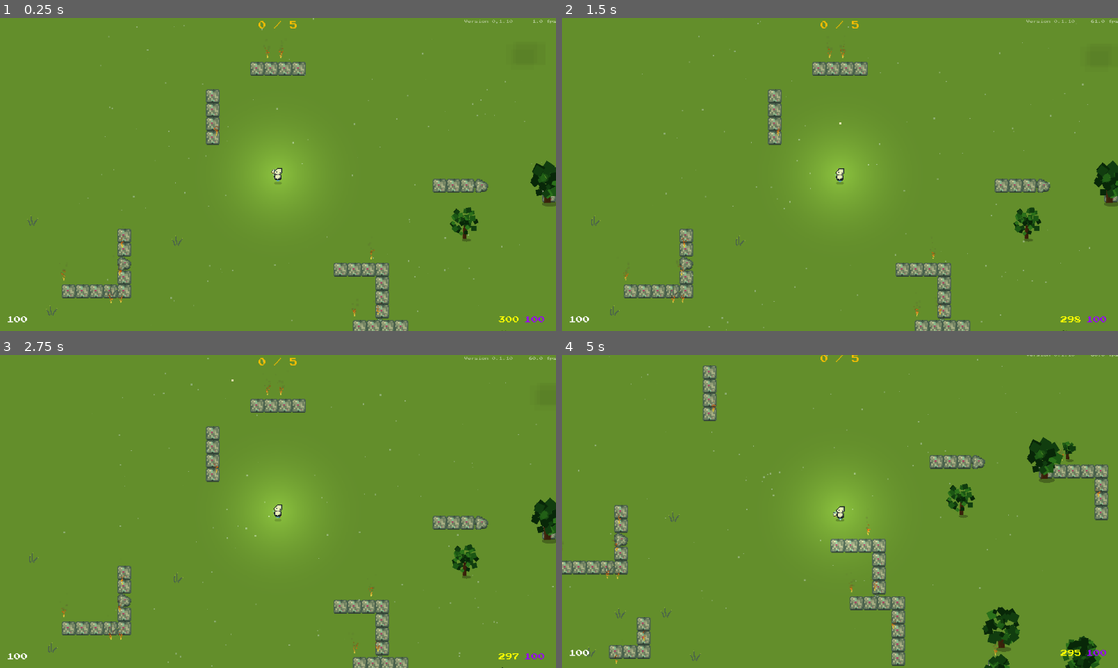
Above: before the commit, frames 1-4 (two rows, left to right).
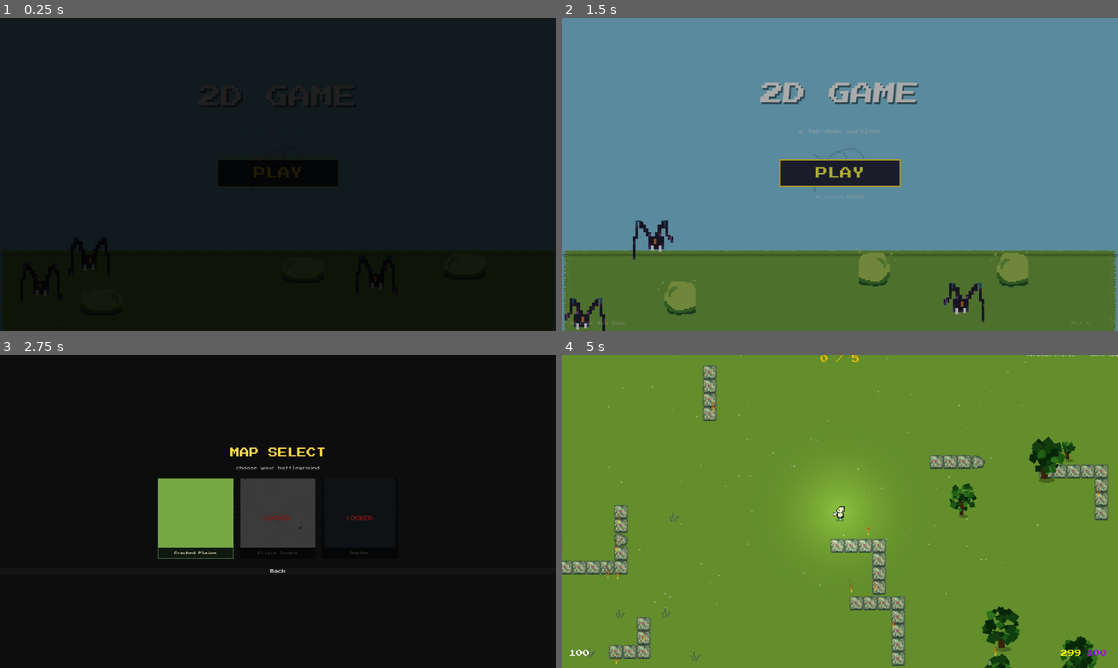
Above: after the commit, the same moments.

Repository: alecray/2d-game
Game: Godot game, scene res://scenes/title_screen.tscn
Two runs of this game, one before a commit and one after it. Both use one fixed random seed, a clock stepped at 60 frames per second and the inputs below. Before the commit the project starts from res://scenes/main.tscn.
Inputs (mouse positions are in pixels of both pictures, inside the frame that each line leads up to):
- Up to frame 1 (0.25 s): no input
- Up to frame 2 (1.5 s): click (840, 174) at 0.5 s, where only the run after the commit has a clickable "PLAY"; click (840, 174) at 1.25 s, where only the run after the commit has a clickable "PLAY"
- Up to frame 3 (2.75 s): click (278, 570) at 2 s, where only the run after the commit has a clickable "Back"
- Up to frame 4 (5 s): click (756, 517) at 2.77 s; tap Enter at 3.5, 3.6 s; move the mouse to (962, 495) at 3.52 s; hold D 3.53-4.28 s; click (962, 495) at 3.67 s; tap Space at 3.77, 4.07, 4.52, 4.55, 4.82 s; tap Keypad Enter at 3.8, 4.35 s; move the mouse to (728, 527) at 4.27 s; hold S from 4.28 s (still down)

The runs differ from the first frame. In frame 1, 100% of the frame differs, in the area x 0-100%, y 0-100%; in frame 2, 99%; in frame 3, 99%; in frame 4, 1.1%.

Commit message:
add title screen, fix boss→unlock→stats flow, add pause quit button, remove difficulty system

Diff:
--- a/project.godot
+++ b/project.godot
@@ -11,8 +11,8 @@
 [application]
 
 config/name="2d game"
-config/version="0.1.10"
-run/main_scene="uid://b1jv54q3e0gbd"
+config/version="0.1.11"
+run/main_scene="res://scenes/title_screen.tscn"
 config/features=PackedStringArray("4.6", "Mobile")
 boot_splash/bg_color=Color(0.55634874, 0.44034684, 0.13231027, 1)
 boot_splash/image="uid://dsjbmtmy8ul5c"
@@ -41,8 +41,10 @@
 [physics]
 
 3d/physics_engine="Jolt Physics"
+common/physics_in_separate_thread=true
 
 [rendering]
 
 rendering_device/driver.windows="d3d12"
 2d/snap/snap_2d_transforms_to_pixel=true
+textures/vram_compression/import_etc2_astc=false
--- a/scenes/main.gd
+++ b/scenes/main.gd
@@ -241,8 +241,7 @@
 		enemy.pack_id = pack_id
 	elif randf() < RARE_CHANCE:
 		enemy.make_rare()
-	var diff_mult: float = get_node("/root/PlayerStats").enemy_stat_mult()
-	enemy.apply_difficulty(diff_scale * diff_mult)
+	enemy.apply_difficulty(diff_scale)
 
 ## Spawns the map's boss when called by boss_token.gd via the main_scene group.
 func spawn_boss() -> void:
@@ -304,18 +303,28 @@
 
 func _on_boss_defeated() -> void:
 	_boss_alive = false
-	get_node("/root/GameState").boss_alive = false
-	var unlocks: String = get_node("/root/GameState").map_boss_unlocks
-	if not unlocks.is_empty():
-		get_node("/root/PlayerStats").unlock_map(unlocks)
+	var state := get_node("/root/GameState")
+	state.boss_alive = false
+	var unlocks: String = state.map_boss_unlocks
+	var ps := get_node("/root/PlayerStats")
+	var is_new_unlock: bool = not unlocks.is_empty() and not ps.unlocked_maps.has(unlocks)
+	if is_new_unlock:
+		ps.unlock_map(unlocks)
+		state.just_unlocked_map = unlocks
+	else:
+		state.just_unlocked_map = ""
+	var next := "res://scenes/map_selection.tscn" if is_new_unlock else "res://scenes/stats_screen.tscn"
 	_spawn_boss_defeated_banner()
+	get_tree().create_timer(2.8).timeout.connect(
+		func(): get_tree().change_scene_to_file(next), CONNECT_ONE_SHOT
+	)
 
 func _spawn_boss_defeated_banner() -> void:
 	var layer := CanvasLayer.new()
 	layer.layer = 15
 	get_tree().root.add_child(layer)
 	var lbl := Label.new()
-	lbl.text = "BOSS DEFEATED!"
+	lbl.text = "BOSS FELLED!"
 	lbl.add_theme_font_override("font", FONT_BOSS)
 	lbl.add_theme_font_size_override("font_size", 22)
 	lbl.add_theme_color_override("font_color", Color(0.2, 1.0, 0.3))
--- /dev/null
+++ b/scenes/title_screen.tscn
@@ -0,0 +1,6 @@
+[gd_scene format=4]
+
+[ext_resource type="Script" path="res://scripts/ui/title_screen.gd" id="1_ts"]
+
+[node name="TitleScreen" type="Node2D"]
+script = ExtResource("1_ts")
--- a/scripts/characters/base_enemy.gd
+++ b/scripts/characters/base_enemy.gd
@@ -308,7 +308,6 @@
 	queue_free.call_deferred()
 
 func _drop_loot() -> void:
-	var _ps := get_node("/root/PlayerStats")
 	var pos: Vector2 = get_parent().to_local(global_position)
 
 	if get_node("/root/GameState").dev_boss_token_force:
@@ -324,7 +323,7 @@
 		token.position = pos
 		get_parent().call_deferred("add_child", token)
 		return
-	accum += CRATE_DROP_CHANCE * _ps.crate_chance_mult()
+	accum += CRATE_DROP_CHANCE
 	if r < accum:
 		var crate = CRATE_SCENE.instantiate()
 		crate.position = pos
@@ -342,7 +341,7 @@
 		pickup.position = pos
 		get_parent().call_deferred("add_child", pickup)
 		return
-	accum += COIN_DROP_CHANCE * _ps.coin_chance_mult()
+	accum += COIN_DROP_CHANCE
 	if r < accum:
 		var coin = COIN_SCENE.instantiate()
 		coin.position = pos
--- a/scripts/characters/boss_goblin.gd
+++ b/scripts/characters/boss_goblin.gd
@@ -12,7 +12,6 @@
 const MELEE_RANGE = 180.0      # distance at which the Melee animation plays
 const BOSS_XP_REWARD = 200
 const ENEMY_BULLET = preload("res://prefabs/projectiles/enemy_bullet.tscn")
-const CRATE_SCENE_BOSS = preload("res://prefabs/items/crate.tscn")
 const FloatingTextBoss = preload("res://scripts/utils/floating_text.gd")
 const EnemyDeathParticlesBoss = preload("res://scripts/effects/enemy_death_particles.gd")
 
@@ -158,9 +157,5 @@
 	get_parent().add_child(particles)
 	particles.global_position = global_position
 
-	var crate = CRATE_SCENE_BOSS.instantiate()
-	crate.position = get_parent().to_local(global_position)
-	get_parent().call_deferred("add_child", crate)
-
 	boss_died.emit()
 	queue_free.call_deferred()
--- a/scripts/effects/boss_token.gd
+++ b/scripts/effects/boss_token.gd
@@ -40,7 +40,7 @@
 	if state.boss_tokens >= TOKENS_TO_SPAWN:
 		state.boss_tokens = 0
 		_spawn_boss_banner()
-		get_tree().call_group("main_scene", "spawn_boss")
+		get_tree().call_group_flags(SceneTree.GROUP_CALL_DEFERRED, "main_scene", "spawn_boss")
 	queue_free()
 
 func _spawn_pickup_popup(count: int) -> void:
--- a/scripts/effects/crate.gd
+++ b/scripts/effects/crate.gd
@@ -53,8 +53,7 @@
 func _on_body_entered(body: Node2D) -> void:
 	if not body.is_in_group("player"):
 		return
-	var bad_chance: float = get_node("/root/PlayerStats").bad_crate_chance()
-	if randf() < bad_chance:
+	if randf() < BAD_CRATE_CHANCE:
 		_apply_curse(body)
 	else:
 		if get_tree().get_nodes_in_group("upgrade_screen").size() > 0:
--- a/scripts/game_state.gd
+++ b/scripts/game_state.gd
@@ -27,6 +27,7 @@
 var map_boss_unlocks: String = ""       # map name to unlock when this map's boss is defeated
 var boss_alive: bool = false
 var boss_triggered: bool = false        # true once boss has been spawned this run; never resets
+var just_unlocked_map: String = ""      # set on boss death; consumed by map_selection to animate the unlock
 
 func reset() -> void:
 	kills = 0
--- a/scripts/map_selection.gd
+++ b/scripts/map_selection.gd
@@ -66,6 +66,8 @@
 
 func _ready() -> void:
 	var stats = get_node("/root/PlayerStats")
+	var just_unlocked: String = get_node("/root/GameState").just_unlocked_map
+	var unlocking_card = null
 	for data in MAPS:
 		var card = MAP_CARD_SCENE.instantiate()
 		_grid.add_child(card)
@@ -74,8 +76,21 @@
 		if map_name != "Cracked Plains" and not stats.unlocked_maps.has(map_name):
 			card_data["locked"] = true
 		card.setup(card_data)
+		if not just_unlocked.is_empty() and map_name == just_unlocked:
+			unlocking_card = card
 		card.map_selected.connect(_on_map_selected)
 	$VBoxContainer/Button_Back.pressed.connect(_on_back)
+	if unlocking_card:
+		for card in _grid.get_children():
+			card.disabled = true
+		$VBoxContainer/Button_Back.disabled = true
+		unlocking_card.unlock_finished.connect(_on_unlock_finished)
+		unlocking_card.animate_unlock()
+
+func _on_unlock_finished() -> void:
+	get_node("/root/GameState").just_unlocked_map = ""
+	await get_tree().create_timer(0.8).timeout
+	get_tree().change_scene_to_file("res://scenes/stats_screen.tscn")
 
 func _on_map_selected(data: Dictionary) -> void:
 	var state = get_node("/root/GameState")
@@ -97,4 +112,8 @@
 	get_tree().change_scene_to_file(data.get("scene", "res://scenes/main.tscn"))
 
 func _on_back() -> void:
-	get_tree().change_scene_to_file("res://scenes/game_over.tscn")
+	var state := get_node("/root/GameState")
+	var target := "res://scenes/stats_screen.tscn" \
+		if state.kills > 0 or state.boss_triggered \
+		else "res://scenes/title_screen.tscn"
+	get_tree().change_scene_to_file(target)
--- a/scripts/player_stats.gd
+++ b/scripts/player_stats.gd
@@ -50,7 +50,6 @@
 var owned_guns: Array = []  # purchased gun IDs; pistol is always available without being listed
 var equipped_gun: String = "gun1"
 var levels: Dictionary = {}
-var difficulty: int = 1  # 1-100, persisted between runs
 
 func _ready() -> void:
 	for key in STAT_DEFS:
@@ -84,29 +83,6 @@
 	if owns_gun(id):
 		equipped_gun = id
 		_save()
-
-func set_difficulty(d: int) -> void:
-	difficulty = clampi(d, 1, 100)
-	_save()
-
-# --- difficulty scaling (logarithmic: t=0 at difficulty 1, t=1 at difficulty 100) ---
-
-func diff_scale() -> float:
-	if difficulty <= 1:
-		return 0.0
-	return log(float(difficulty)) / log(100.0)
-
-func enemy_stat_mult() -> float:
-	return lerp(1.0, 3.0, diff_scale())
-
-func coin_chance_mult() -> float:
-	return lerp(1.0, 4.0, diff_scale())
-
-func crate_chance_mult() -> float:
-	return lerp(1.0, 6.0, diff_scale())
-
-func bad_crate_chance() -> float:
-	return lerp(0.2, 1.0, diff_scale())
 
 # --- mutation ---
 
@@ -171,7 +147,6 @@
 	cfg.set_value("stats", "unlocked_maps", unlocked_maps)
 	cfg.set_value("stats", "owned_guns", owned_guns)
 	cfg.set_value("stats", "equipped_gun", equipped_gun)
-	cfg.set_value("stats", "difficulty", difficulty)
 	for key in levels:
 		cfg.set_value("levels", key, levels[key])
 	cfg.save(SAVE_PATH)
@@ -186,6 +161,5 @@
 	unlocked_maps = cfg.get_value("stats", "unlocked_maps", [])
 	owned_guns = cfg.get_value("stats", "owned_guns", [])
 	equipped_gun = cfg.get_value("stats", "equipped_gun", "gun1")
-	difficulty = cfg.get_value("stats", "difficulty", 1)
 	for key in levels:
 		levels[key] = cfg.get_value("levels", key, 0)
--- a/scripts/ui/map_card.gd
+++ b/scripts/ui/map_card.gd
@@ -1,6 +1,7 @@
 extends Button
 
 signal map_selected(map_data: Dictionary)
+signal unlock_finished
 
 var map_data: Dictionary = {}
 
@@ -36,5 +37,38 @@
 	lock_lbl.set_anchors_and_offsets_preset(Control.PRESET_FULL_RECT)
 	add_child(lock_lbl)
 
+func animate_unlock() -> void:
+	disabled = true
+	modulate = Color(0.55, 0.55, 0.55, 1.0)
+	var overlay := ColorRect.new()
+	overlay.name = "_LockOverlay"
+	overlay.color = Color(0.0, 0.0, 0.0, 0.55)
+	overlay.set_anchors_and_offsets_preset(Control.PRESET_FULL_RECT)
+	add_child(overlay)
+	var lock_lbl := Label.new()
+	lock_lbl.name = "_LockLabel"
+	lock_lbl.text = "LOCKED"
+	lock_lbl.add_theme_font_override("font", preload("res://assets/fonts/PressStart2P-Regular.ttf"))
+	lock_lbl.add_theme_font_size_override("font_size", 10)
+	lock_lbl.add_theme_color_override("font_color", Color(0.9, 0.15, 0.15))
+	lock_lbl.horizontal_alignment = HORIZONTAL_ALIGNMENT_CENTER
+	lock_lbl.vertical_alignment = VERTICAL_ALIGNMENT_CENTER
+	lock_lbl.set_anchors_and_offsets_preset(Control.PRESET_FULL_RECT)
+	add_child(lock_lbl)
+	var tween := create_tween()
+	tween.tween_interval(1.0)
+	tween.tween_callback(func():
+		var ov := get_node_or_null("_LockOverlay")
+		var lbl := get_node_or_null("_LockLabel")
+		if ov: ov.queue_free()
+		if lbl: lbl.queue_free()
+	)
+	tween.tween_property(self, "modulate", Color(2.2, 1.8, 0.4), 0.2).set_trans(Tween.TRANS_QUAD)
+	tween.tween_property(self, "modulate", Color.WHITE, 0.6).set_trans(Tween.TRANS_QUAD)
+	tween.tween_callback(func():
+		disabled = false
+		unlock_finished.emit()
+	)
+
 func _on_pressed() -> void:
 	map_selected.emit(map_data)
--- a/scripts/ui/pause_overlay.gd
+++ b/scripts/ui/pause_overlay.gd
@@ -1,10 +1,62 @@
 extends CanvasLayer
+
+const FONT := preload("res://assets/fonts/PressStart2P-Regular.ttf")
+
+var _quit_btn: Button
 
 func _ready() -> void:
 	visible = false
+	_build_quit_button()
+
+func _build_quit_button() -> void:
+	var sn := StyleBoxFlat.new()
+	sn.bg_color = Color(0.12, 0.04, 0.04, 0.90)
+	sn.set_border_width_all(2)
+	sn.border_color = Color(0.85, 0.20, 0.20, 0.70)
+	sn.set_content_margin_all(10.0)
+
+	var sh := StyleBoxFlat.new()
+	sh.bg_color = Color(0.22, 0.06, 0.06, 0.95)
+	sh.set_border_width_all(3)
+	sh.border_color = Color(1.0, 0.30, 0.30, 1.0)
+	sh.set_content_margin_all(10.0)
+
+	var sp := StyleBoxFlat.new()
+	sp.bg_color = Color(0.07, 0.02, 0.02, 0.95)
+	sp.set_border_width_all(2)
+	sp.border_color = Color(0.85, 0.20, 0.20, 0.40)
+	sp.set_content_margin_all(10.0)
+
+	_quit_btn = Button.new()
+	_quit_btn.text = "QUIT TO DESKTOP"
+	_quit_btn.add_theme_font_override("font", FONT)
+	_quit_btn.add_theme_font_size_override("font_size", 10)
+	_quit_btn.add_theme_color_override("font_color",         Color(1.0, 0.55, 0.55))
+	_quit_btn.add_theme_color_override("font_hover_color",   Color(1.0, 0.75, 0.75))
+	_quit_btn.add_theme_color_override("font_pressed_color", Color(0.80, 0.30, 0.30))
+	_quit_btn.add_theme_color_override("font_focus_color",   Color(1.0, 0.55, 0.55))
+	_quit_btn.add_theme_stylebox_override("normal",  sn)
+	_quit_btn.add_theme_stylebox_override("hover",   sh)
+	_quit_btn.add_theme_stylebox_override("pressed", sp)
+	_quit_btn.add_theme_stylebox_override("focus",   sn)
+	_quit_btn.custom_minimum_size = Vector2(220.0, 44.0)
+	_quit_btn.anchor_left   = 0.5
+	_quit_btn.anchor_right  = 0.5
+	_quit_btn.anchor_top    = 0.5
+	_quit_btn.anchor_bottom = 0.5
+	_quit_btn.offset_left   = -110.0
+	_quit_btn.offset_right  =  110.0
+	_quit_btn.offset_top    =  40.0
+	_quit_btn.offset_bottom =  84.0
+	_quit_btn.pressed.connect(_on_quit)
+	add_child(_quit_btn)
 
 func _unhandled_input(event: InputEvent) -> void:
 	if event.is_action_pressed("ui_cancel"):
 		get_viewport().set_input_as_handled()
 		get_tree().paused = !get_tree().paused
 		visible = get_tree().paused
+
+func _on_quit() -> void:
+	get_tree().paused = false
+	get_tree().quit()
--- /dev/null
+++ b/scripts/ui/title_screen.gd
@@ -0,0 +1,246 @@
+extends Node2D
+
+const FONT          := preload("res://assets/fonts/PressStart2P-Regular.ttf")
+const BG_TEXTURE    := preload("res://assets/sprites/backgrounds/background-1.png")
+const LOGO_TEXTURE  := preload("res://assets/sprites/alec-ray-logo.png")
+const SpiderScene   := preload("res://prefabs/enemies/spider.tscn")
+const BlobScene     := preload("res://prefabs/enemies/blob.tscn")
+const WaterShader   := preload("res://assets/shaders/water_text.gdshader")
+
+const SCREEN_W    := 1280.0
+const SCREEN_H    := 720.0
+const GROUND_Y    := 545.0
+const CRITTER_SPEED := 38.0
+
+var _critters: Array = []
+var _navigating := false
+
+func _ready() -> void:
+	RenderingServer.set_default_clear_color(Color(0.53, 0.81, 0.92))
+	_build_world()
+	_spawn_critters()
+	_build_logo_watermark()
+	_build_ui()
+	_fade_in()
+
+func _process(delta: float) -> void:
+	for c in _critters:
+		var node := c["node"] as Node2D
+		node.position.x += c["dir"] * CRITTER_SPEED * c["speed"] * delta
+		if node.position.x > SCREEN_W + 80.0:
+			node.position.x = -80.0
+		elif node.position.x < -80.0:
+			node.position.x = SCREEN_W + 80.0
+
+func _unhandled_input(event: InputEvent) -> void:
+	if event is InputEventKey and event.pressed and not event.echo:
+		if event.keycode in [KEY_ENTER, KEY_KP_ENTER, KEY_SPACE]:
+			_go_to_map_select()
+
+# ── World ────────────────────────────────────────────────────────────────────
+
+func _build_world() -> void:
+	var tex_size := BG_TEXTURE.get_size()
+	var ground := Sprite2D.new()
+	ground.texture = BG_TEXTURE
+	ground.position = Vector2(SCREEN_W * 0.5, GROUND_Y + 95.0)
+	ground.scale = Vector2(SCREEN_W / tex_size.x, 210.0 / tex_size.y)
+	add_child(ground)
+
+	# Horizon shadow strip
+	var shadow := ColorRect.new()
+	shadow.color = Color(0.0, 0.0, 0.0, 0.20)
+	shadow.size = Vector2(SCREEN_W, 6.0)
+	shadow.position = Vector2(0.0, GROUND_Y - 3.0)
+	add_child(shadow)
+
+func _spawn_critters() -> void:
+	var xs: Array = []
+	for i in 6:
+		xs.append(randf_range(60.0, SCREEN_W - 60.0))
+	xs.sort()
+	var scenes := [SpiderScene, BlobScene, SpiderScene, BlobScene, SpiderScene, BlobScene]
+	for i in 6:
+		var critter: Node2D = scenes[i].instantiate()
+		critter.set_physics_process(false)
+		critter.set_process(false)
+		critter.position = Vector2(xs[i], GROUND_Y + randf_range(4.0, 50.0))
+		critter.scale = Vector2(3.0, 3.0)
+		add_child(critter)
+		var sprite := critter.get_node_or_null("AnimatedSprite2D") as AnimatedSprite2D
+		var dir := 1.0 if randf() < 0.5 else -1.0
+		if sprite:
+			sprite.play("Walk")
+			sprite.flip_h = dir < 0
+		_critters.append({"node": critter, "dir": dir, "speed": randf_range(0.65, 1.35)})
+
+# ── Logo watermark (sits between world and UI) ───────────────────────────────
+
+func _build_logo_watermark() -> void:
+	var layer := CanvasLayer.new()
+	layer.layer = 5
+	add_child(layer)
+	var logo := TextureRect.new()
+	logo.texture = LOGO_TEXTURE
+	var logo_size := LOGO_TEXTURE.get_size()
+	logo.position = Vector2(
+		(SCREEN_W - logo_size.x) * 0.5,
+		(SCREEN_H - logo_size.y) * 0.5 - 20.0
+	)
+	# Tint toward sky-blue so the white bg blends in; dark outlines become faint shadows
+	logo.modulate = Color(0.55, 0.76, 0.90, 0.14)
+	layer.add_child(logo)
+
+# ── UI ───────────────────────────────────────────────────────────────────────
+
+func _build_ui() -> void:
+	var layer := CanvasLayer.new()
+	layer.layer = 10
+	add_child(layer)
+	_add_title(layer)
+	_add_subtitle(layer)
+	_add_play_button(layer)
+	_add_hint(layer)
+	_add_credit(layer)
+
+func _add_title(parent: Node) -> void:
+	var lbl := Label.new()
+	lbl.text = ProjectSettings.get_setting("application/config/name", "2D GAME").to_upper()
+	lbl.add_theme_font_override("font", FONT)
+	lbl.add_theme_font_size_override("font_size", 52)
+	lbl.add_theme_color_override("font_color", Color.WHITE)
+	lbl.add_theme_color_override("font_shadow_color", Color(0.0, 0.0, 0.0, 0.50))
+	lbl.add_theme_constant_override("shadow_offset_x", 4)
+	lbl.add_theme_constant_override("shadow_offset_y", 4)
+	lbl.horizontal_alignment = HORIZONTAL_ALIGNMENT_CENTER
+	lbl.position = Vector2(0.0, 155.0)
+	lbl.size = Vector2(SCREEN_W, 80.0)
+	var mat := ShaderMaterial.new()
+	mat.shader = WaterShader
+	mat.set_shader_parameter("wave_amount", 0.13)
+	lbl.material = mat
+	parent.add_child(lbl)
+
+	# Gentle vertical bob
+	var tween := lbl.create_tween().set_loops()
+	tween.tween_property(lbl, "position:y", 148.0, 1.6).set_trans(Tween.TRANS_SINE)
+	tween.tween_property(lbl, "position:y", 155.0, 1.6).set_trans(Tween.TRANS_SINE)
+
+func _add_subtitle(parent: Node) -> void:
+	var lbl := Label.new()
+	lbl.text = "a top-down survivor"
+	lbl.add_theme_font_override("font", FONT)
+	lbl.add_theme_font_size_override("font_size", 10)
+	lbl.add_theme_color_override("font_color", Color(0.88, 0.94, 1.0, 0.72))
+	lbl.horizontal_alignment = HORIZONTAL_ALIGNMENT_CENTER
+	lbl.position = Vector2(0.0, 256.0)
+	lbl.size = Vector2(SCREEN_W, 24.0)
+	parent.add_child(lbl)
+
+func _add_play_button(parent: Node) -> void:
+	var btn_w := 280.0
+	var btn_h := 64.0
+
+	var sn := StyleBoxFlat.new()
+	sn.bg_color = Color(0.07, 0.07, 0.13, 0.88)
+	sn.set_border_width_all(2)
+	sn.border_color = Color(1.0, 0.85, 0.15, 0.60)
+	sn.set_content_margin_all(10.0)
+
+	var sh := StyleBoxFlat.new()
+	sh.bg_color = Color(0.13, 0.13, 0.22, 0.95)
+	sh.set_border_width_all(3)
+	sh.border_color = Color(1.0, 0.90, 0.25, 1.0)
+	sh.set_content_margin_all(10.0)
+
+	var sp := StyleBoxFlat.new()
+	sp.bg_color = Color(0.04, 0.04, 0.09, 0.95)
+	sp.set_border_width_all(2)
+	sp.border_color = Color(1.0, 0.85, 0.15, 0.35)
+	sp.set_content_margin_all(10.0)
+
+	var btn := Button.new()
+	btn.text = "PLAY"
+	btn.add_theme_font_override("font", FONT)
+	btn.add_theme_font_size_override("font_size", 28)
+	btn.add_theme_color_override("font_color",         Color(1.00, 0.85, 0.10))
+	btn.add_theme_color_override("font_hover_color",   Color(1.00, 1.00, 0.35))
+	btn.add_theme_color_override("font_pressed_color", Color(0.85, 0.68, 0.05))
+	btn.add_theme_color_override("font_focus_color",   Color(1.00, 0.85, 0.10))
+	btn.add_theme_stylebox_override("normal",  sn)
+	btn.add_theme_stylebox_override("hover",   sh)
+	btn.add_theme_stylebox_override("pressed", sp)
+	btn.add_theme_stylebox_override("focus",   sn)
+	btn.custom_minimum_size = Vector2(btn_w, btn_h)
+	btn.size = Vector2(btn_w, btn_h)
+	btn.position = Vector2((SCREEN_W - btn_w) / 2.0, 325.0)
+	btn.pressed.connect(_go_to_map_select)
+	parent.add_child(btn)
+	btn.size = Vector2(btn_w, btn_h)  # reaffirm after add_child layout pass
+
+	# Golden pulse
+	var tween := btn.create_tween().set_loops()
+	tween.tween_property(btn, "modulate", Color(1.18, 1.06, 0.88, 1.0), 0.95).set_trans(Tween.TRANS_SINE)
+	tween.tween_property(btn, "modulate", Color.WHITE, 0.95).set_trans(Tween.TRANS_SINE)
+
+func _add_hint(parent: Node) -> void:
+	var lbl := Label.new()
+	lbl.text = "or press ENTER"
+	lbl.add_theme_font_override("font", FONT)
+	lbl.add_theme_font_size_override("font_size", 8)
+	lbl.add_theme_color_override("font_color", Color(1.0, 1.0, 1.0, 0.38))
+	lbl.horizontal_alignment = HORIZONTAL_ALIGNMENT_CENTER
+	lbl.position = Vector2(0.0, 407.0)
+	lbl.size = Vector2(SCREEN_W, 20.0)
+	parent.add_child(lbl)
+
+func _add_credit(parent: Node) -> void:
+	var credit := Label.new()
+	credit.text = "An Alec Ray Game"
+	credit.add_theme_font_override("font", FONT)
+	credit.add_theme_font_size_override("font_size", 8)
+	credit.add_theme_color_override("font_color", Color(1.0, 1.0, 1.0, 0.32))
+	credit.position = Vector2(18.0, SCREEN_H - 22.0)
+	parent.add_child(credit)
+
+	var ver_str: String = ProjectSettings.get_setting("application/config/version", "")
+	if not ver_str.is_empty():
+		var ver := Label.new()
+		ver.text = "v" + ver_str
+		ver.add_theme_font_override("font", FONT)
+		ver.add_theme_font_size_override("font_size", 7)
+		ver.add_theme_color_override("font_color", Color(1.0, 1.0, 1.0, 0.28))
+		ver.position = Vector2(SCREEN_W - 110.0, SCREEN_H - 22.0)
+		parent.add_child(ver)
+
+# ── Transitions ───────────────────────────────────────────────────────────────
+
+func _fade_in() -> void:
+	var fade_layer := CanvasLayer.new()
+	fade_layer.layer = 99
+	add_child(fade_layer)
+	var black := ColorRect.new()
+	black.color = Color.BLACK
+	black.set_anchors_and_offsets_preset(Control.PRESET_FULL_RECT)
+	fade_layer.add_child(black)
+	var tween := black.create_tween()
+	tween.tween_property(black, "modulate:a", 0.0, 1.0).set_trans(Tween.TRANS_QUAD)
+	tween.tween_callback(fade_layer.queue_free)
+
+func _go_to_map_select() -> void:
+	if _navigating:
+		return
+	_navigating = true
+	var fade_layer := CanvasLayer.new()
+	fade_layer.layer = 99
+	get_tree().root.add_child(fade_layer)
+	var black := ColorRect.new()
+	black.color = Color.BLACK
+	black.modulate.a = 0.0
+	black.set_anchors_and_offsets_preset(Control.PRESET_FULL_RECT)
+	fade_layer.add_child(black)
+	var tween := black.create_tween()
+	tween.tween_property(black, "modulate:a", 1.0, 0.45).set_trans(Tween.TRANS_QUAD)
+	tween.tween_callback(func(): get_tree().change_scene_to_file("res://scenes/map_selection.tscn"))
+	tween.tween_property(black, "modulate:a", 0.0, 0.45).set_trans(Tween.TRANS_QUAD)
+	tween.tween_callback(fade_layer.queue_free)
Binary file added: assets/sprites/characters/shop-bag.aseprite
Not shown, added: assets/sprites/characters/shop-bag.aseprite.import
Not shown, added: scripts/ui/title_screen.gd.uid
